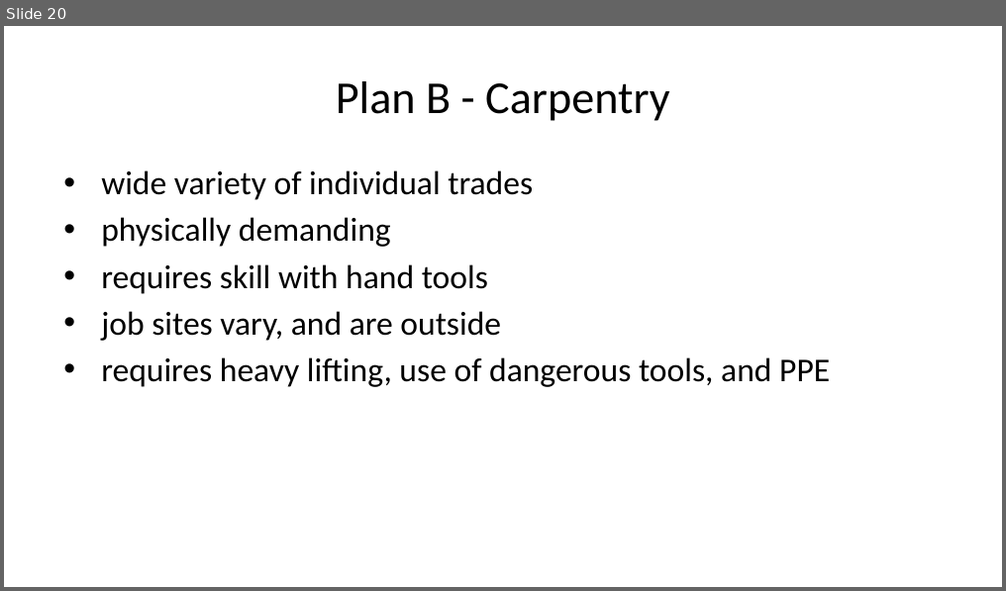
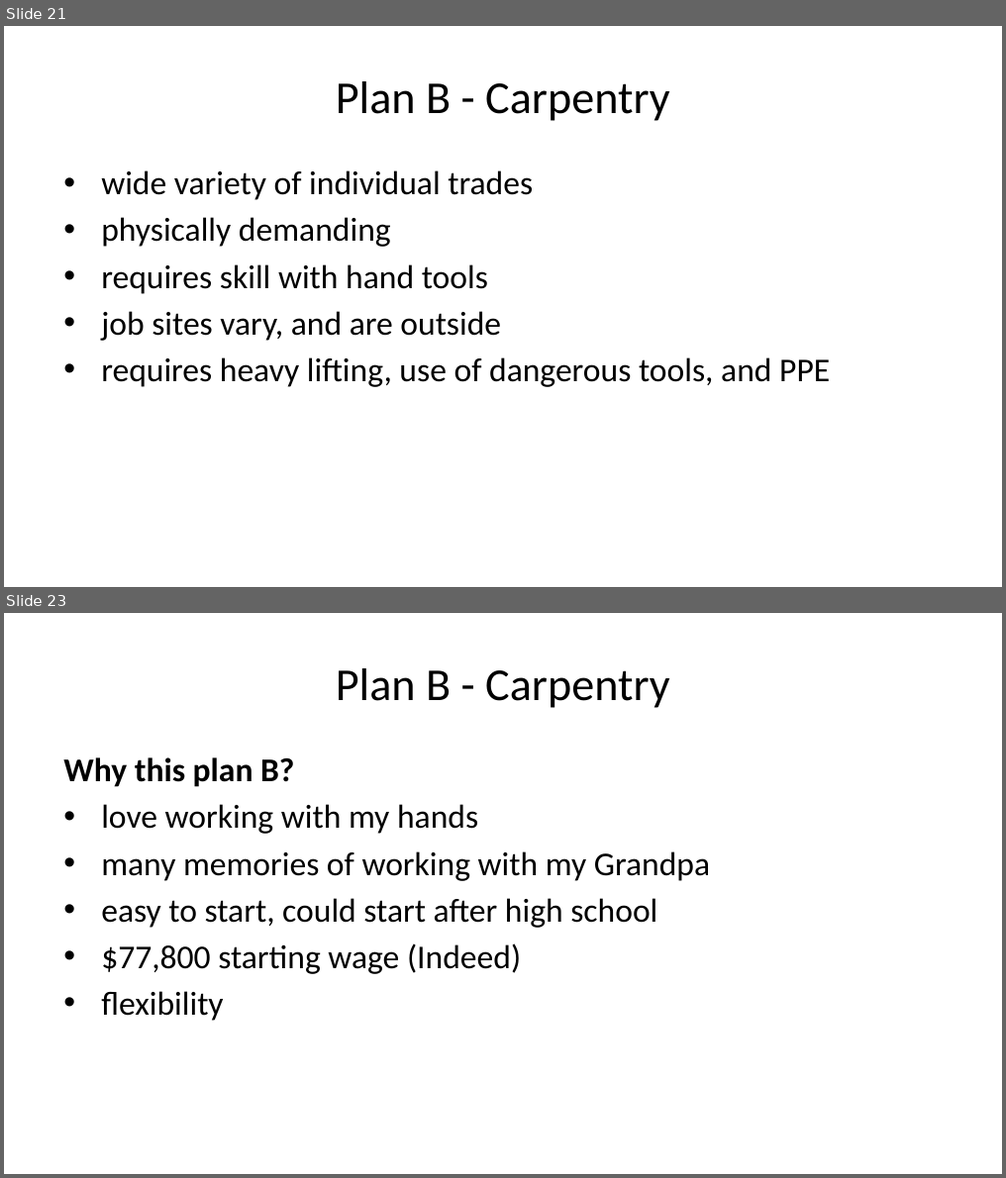
Before and after one commit to cmadland/slides, a slide deck: docs/posts/isaac/index.pptx. Shown one above the other, each under a label of ours: slide 20 before the commit, slides 21 and 23 after it; the slides between them are not shown. The pictures are 1006x591 and 1006x1178 pixels, drawn with LibreOffice and Linux fonts; fonts in the diff are those of the drawing. Boxes give left, top, right and bottom in pixels: in the first picture for what was removed or moved away, otherwise in the second. Text is boxed around its words. In the diff, an @@ line names an element or a change of style, - is before the commit and + after.

```diff
--- a/docs/posts/isaac/index.pptx
+++ b/docs/posts/isaac/index.pptx
@@ slide 23 added at (4,613,1002,1174), background #FFFFFF @@
@@ title added at (336,668,669,708), 33 pt, text #000000 @@
+Plan B - Carpentry
@@ text added at (63,758,710,1021), 24 pt, text #000000 @@
+Why this plan B?
+• love working with my hands
+• many memories of working with my Grandpa
+• easy to start, could start after high school
+• $77,800 starting wage (Indeed)
+• flexibility
@@ what was slide 20 is now slide 21 @@
```
Also in this commit, not shown: 1 slide changed, 2 other slides added, 11 other files.
